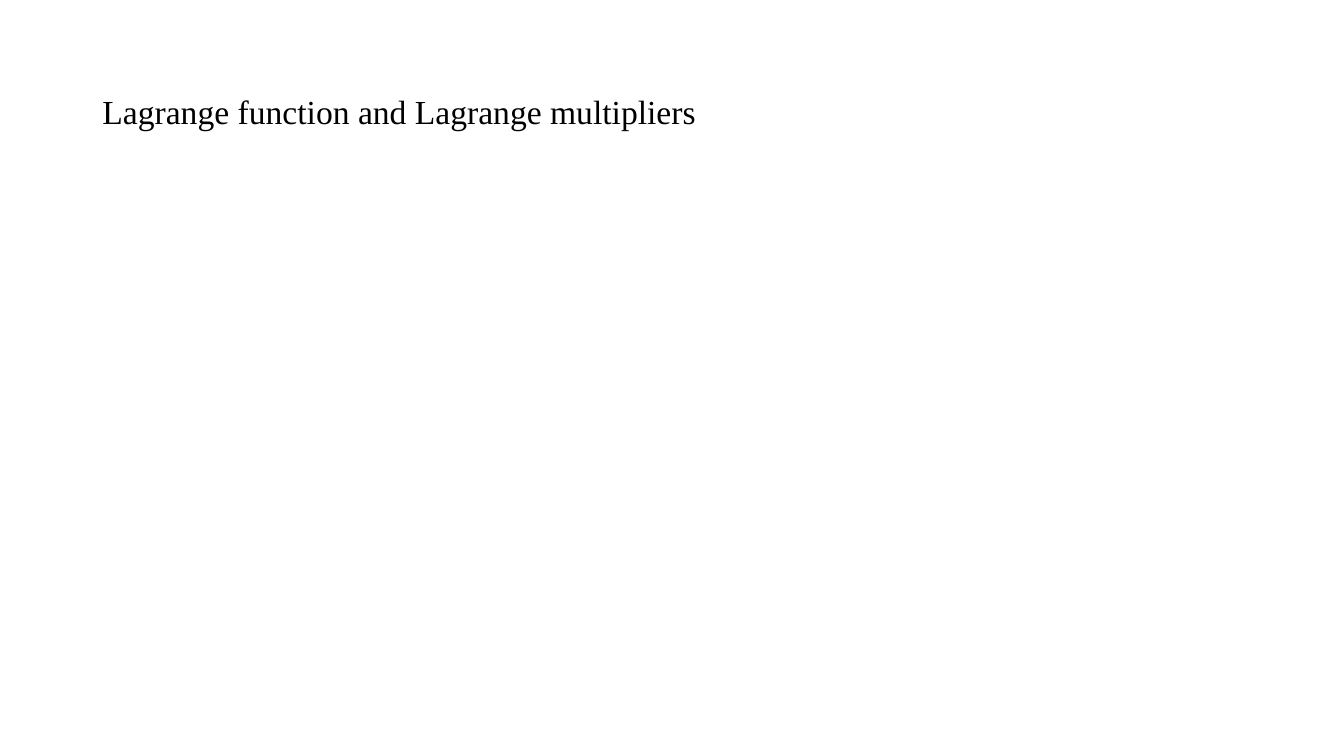
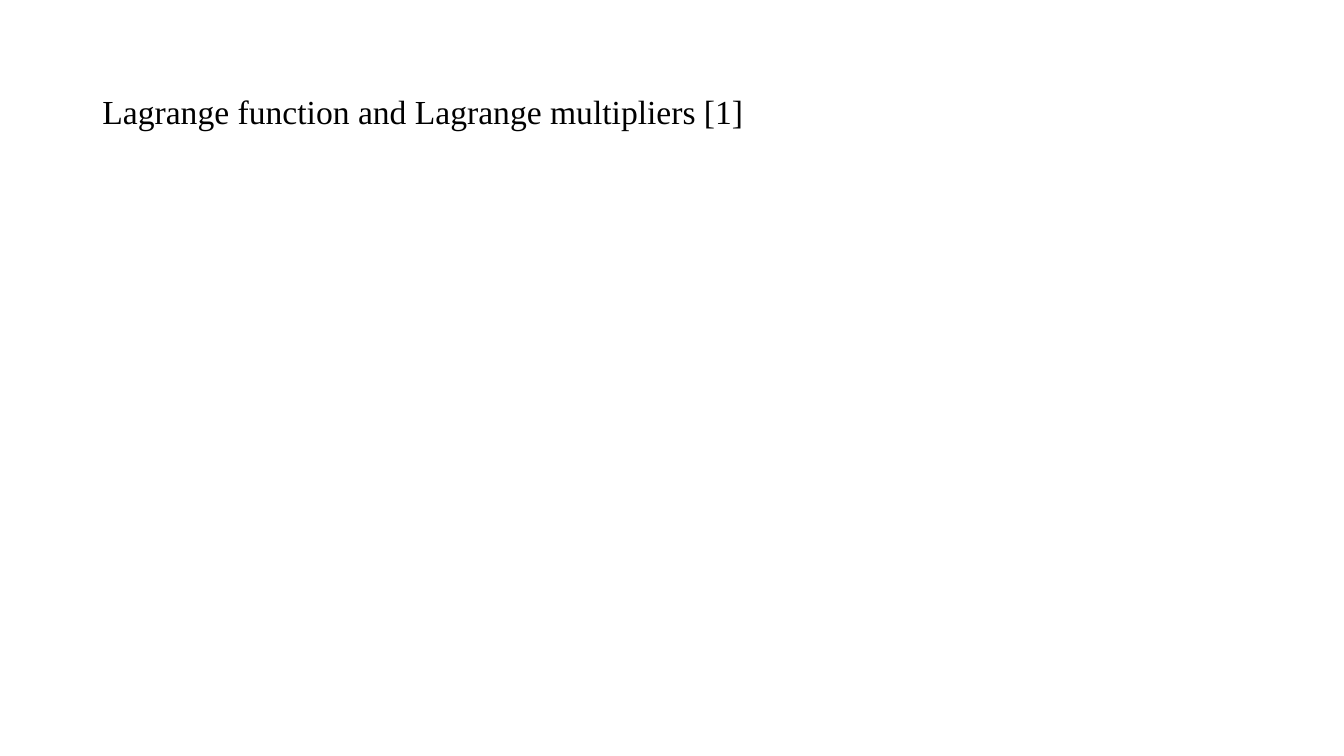
Before and after one commit to lyb1234567/Third-year-lectures, a slide deck: slide 20 of EEE380/Second Marker.pptx (slide 22 before the commit). Drawn at 1344x756 pixels with LibreOffice and Linux fonts; fonts in the diff are those of the drawing; grey boxes stand for pictures. Boxes give left, top, right and bottom in pixels: in the first picture for what was removed or moved away, otherwise in the second. Text is boxed around its words. In the diff, an @@ line names an element or a change of style, - is before the commit and + after.

```diff
--- a/EEE380/Second Marker.pptx
+++ b/EEE380/Second Marker.pptx
@@ title at <box>102,100,743,130</box>: text changed @@
-Lagrange function and Lagrange multipliers
+Lagrange function and Lagrange multipliers [1]
```
Also in this commit, not shown: 28 other slides changed, 6 slides added, 4 slides removed, 22 other files.
